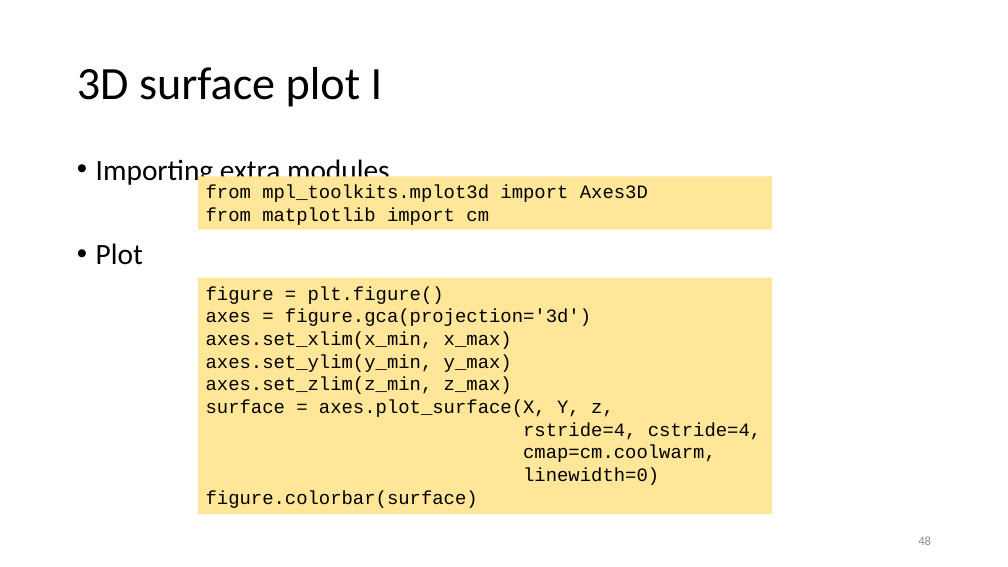
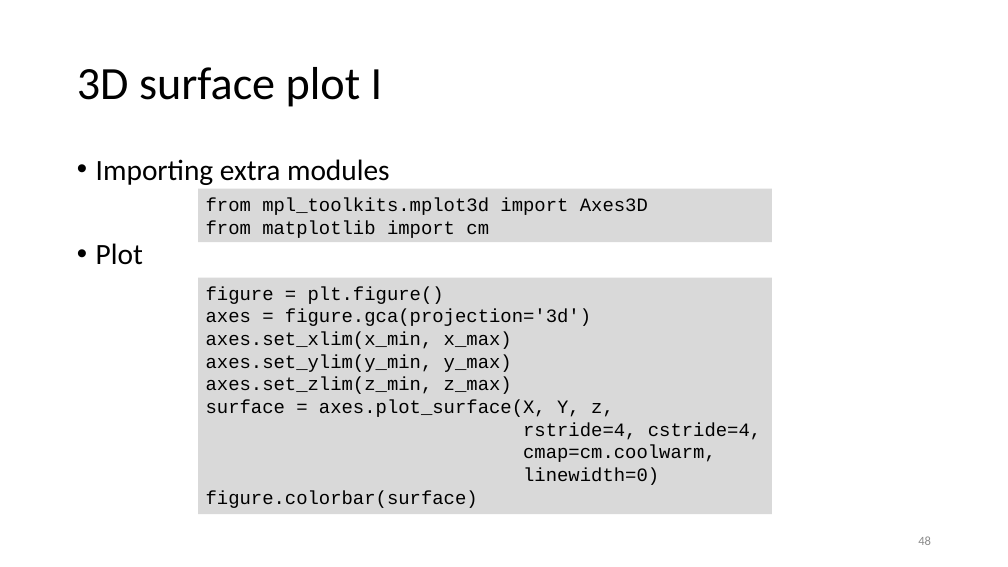
Before and after one commit to gjbex/Scientific-Python, a slide deck: slide 48 of scientific_python.pptx. Drawn at 1008x567 pixels with LibreOffice and Linux fonts; fonts in the diff are those of the drawing. Boxes give left, top, right and bottom in pixels: in the first picture for what was removed or moved away, otherwise in the second. Text is boxed around its words. In the diff, an @@ line names an element or a change of style, - is before the commit and + after.

Commit message:
Fix format of matplotlib section

```diff
--- a/scientific_python.pptx
+++ b/scientific_python.pptx
@@ rectangle "from mpl_toolkits.mplot3d import Axes3D" at [198, 189, 772, 243]: fill #FFE699 to #D9D9D9 @@
@@ rectangle "from mpl_toolkits.mplot3d import Axes3D": place and size @@
-rectangle "from mpl_toolkits.mplot3d import Axes3D" at [198, 176, 772, 230]
+rectangle "from mpl_toolkits.mplot3d import Axes3D" at [198, 189, 772, 243]
@@ rectangle "figure = plt.figure()" at [198, 278, 772, 514]: fill #FFE699 to #D9D9D9 @@
```
Also in this commit, not shown: 9 other slides changed.
